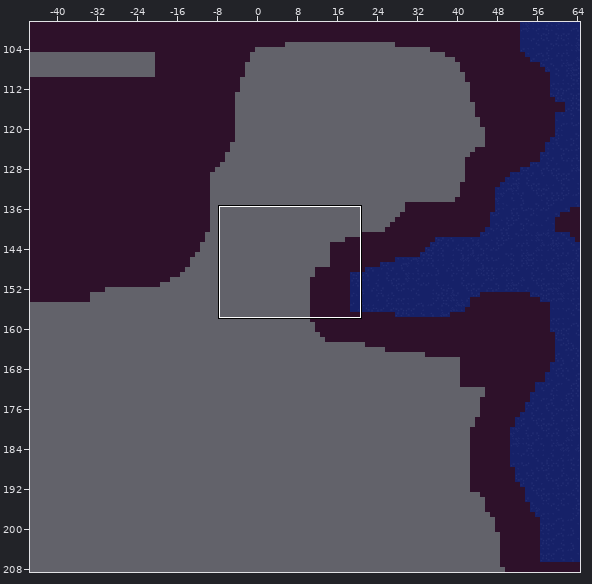
Tiled map, stored at web/public/assets/map1.tmx. Above: a wide view before the commit, with the close-up outlined.
Close-up. Before:
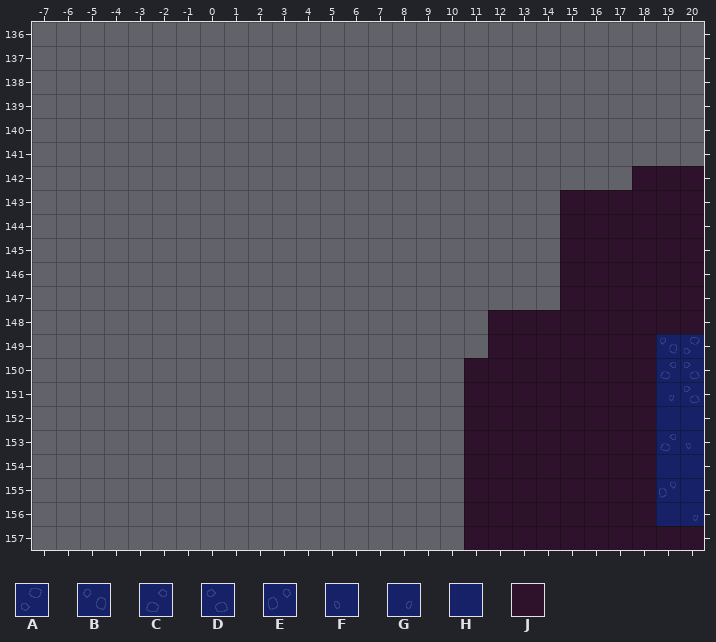
Cells are 32x32 px. Shown: x -7..20, y 136..157. The commit also changed other parts of the map, which this record leaves out.
Key: from "main_tiles": A 10 flipped left-right "nonsolid", B 10 flipped on the other diagonal "nonsolid", C 10 flipped up-down "nonsolid", D 10 turned 180 "nonsolid", E 10 turned 270 "nonsolid", F 18 flipped up-down "nonsolid", G 18 turned 180 "nonsolid", H 26 "nonsolid"; from "world_properties": J 16.
_ is an empty cell.
Layer "Main" before, first column x -7:
136 ____________________________
137 ____________________________
138 ____________________________
139 ____________________________
140 ____________________________
141 ____________________________
142 _________________________JJJ
143 ______________________JJJJJJ
144 ______________________JJJJJJ
145 ______________________JJJJJJ
146 ______________________JJJJJJ
147 ______________________JJJJJJ
148 ___________________JJJJJJJJJ
149 ___________________JJJJJJJBA
150 __________________JJJJJJJJCD
151 __________________JJJJJJJJGD
152 __________________JJJJJJJJHH
153 __________________JJJJJJJJCF
154 __________________JJJJJJJJHH
155 __________________JJJJJJJJEH
156 __________________JJJJJJJJHG
157 __________________JJJJJJJJJJ
New version:
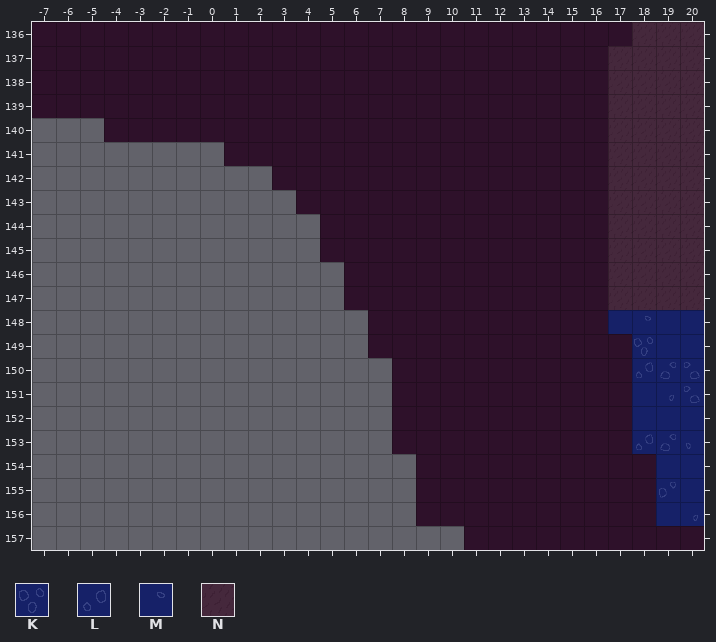
Further tiles: from "main_tiles": K 9 turned 90 "nonsolid", L 10 turned 90 "nonsolid", M 18 turned 90 "nonsolid", N 32.
The exact change:
Layer "Background":
The edit adds tile N in row 136 at x 18 to 20; in rows 137 to 147 at x 17 to 20.
Layer "Main":
Tile A gives way to tile H in row 149 at x 20.
Tile B gives way to tile H in row 149 at x 19.
Tile J gives way to tile H in row 148 at x 17 and 19 to 20; in rows 151 to 152 at x 18.
The edit adds tile J in row 136 at x -7 to 17; in rows 137 to 139 at x -7 to 16; in row 140 at x -4 to 16; in row 141 at x 1 to 16; in row 142 at x 3 to 16; in row 143 at x 4 to 14.
The edit adds tile J in rows 144 to 145 at x 5 to 14; in rows 146 to 147 at x 6 to 14; in rows 148 to 149 at x 7 to 11; in rows 150 to 153 at x 8 to 10; in rows 154 to 156 at x 9 to 10.
Tile J gives way to tile K in row 149 at x 18.
Tile J gives way to tile L in row 150 at x 18; in row 153 at x 18.
Tile J gives way to tile M in row 148 at x 18.
Tile J is gone in row 142 at x 18 to 20; in rows 143 to 147 at x 17 to 20.
Pixel boxes of the changes (left, top, right, bottom) in both close-ups:
changed: (32, 22, 704, 526)
